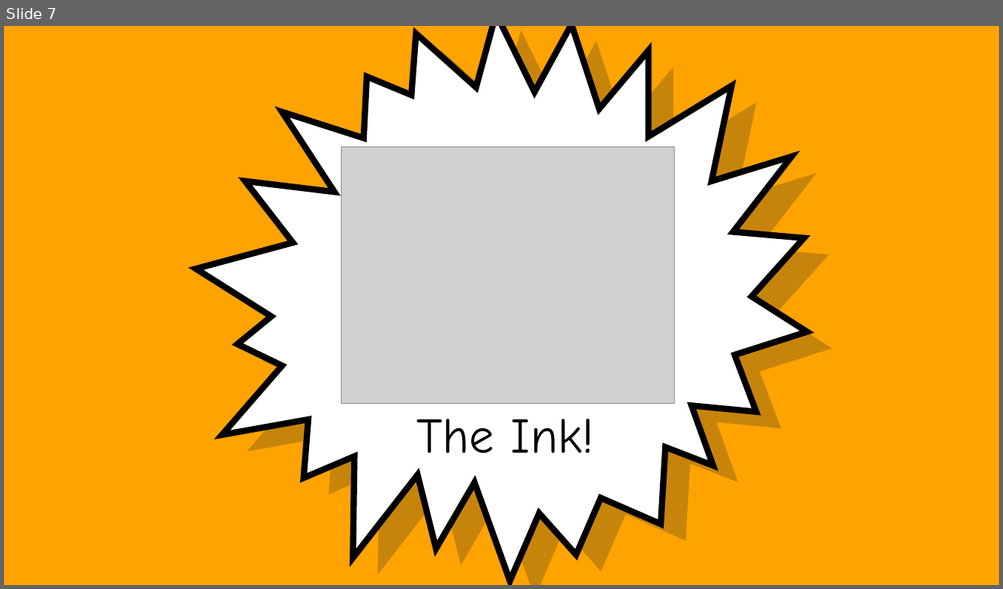
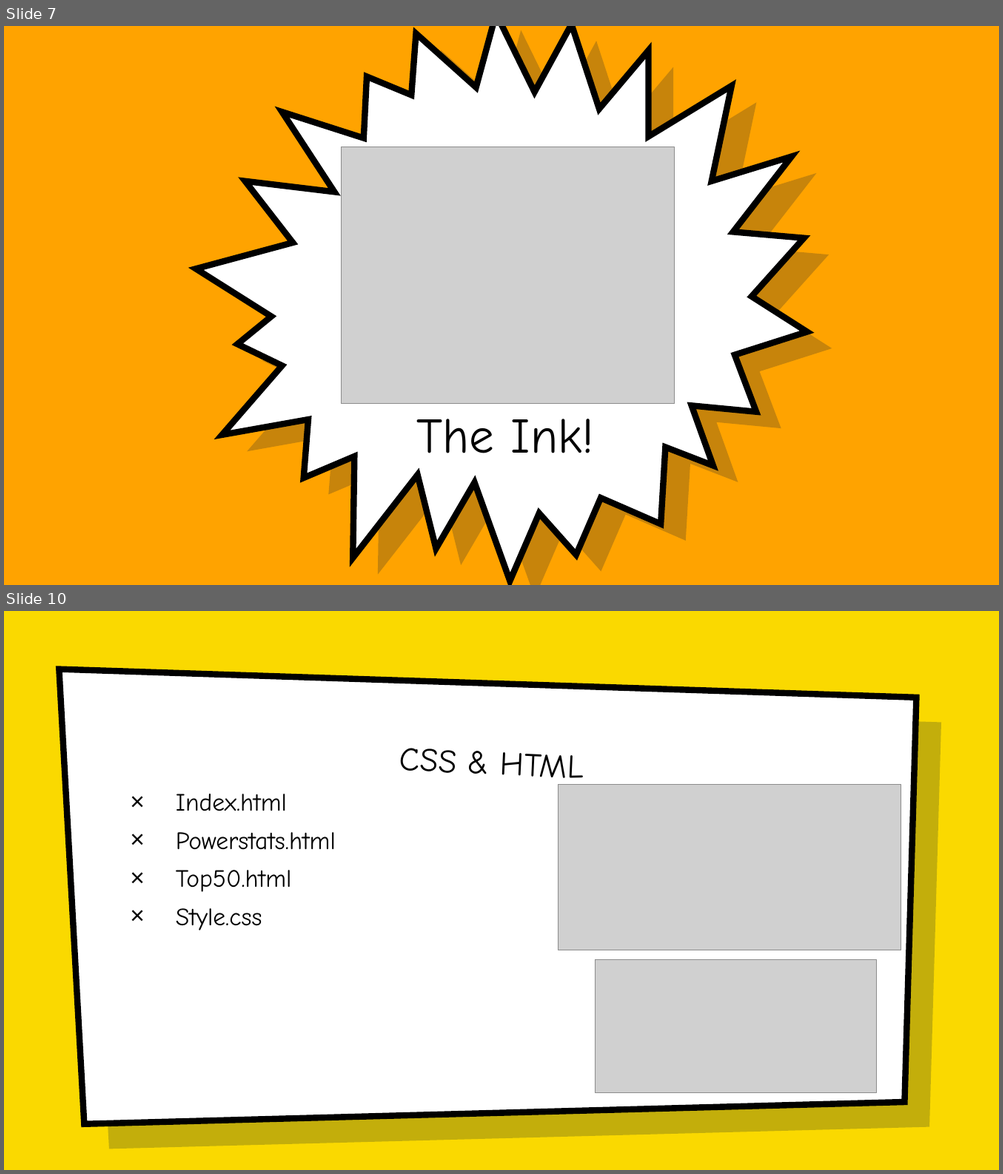
Before and after one commit to drewrya/superhero, a slide deck: The Superhero Super Database!.pptx. Shown one above the other, each under a label of ours: slide 7 before the commit, slides 7 and 10 after it; the slides between them are not shown. The pictures are 1003x589 and 1003x1174 pixels, drawn with LibreOffice and Linux fonts; fonts in the diff are those of the drawing; grey boxes stand for pictures; background and template pictures are left out. Boxes give left, top, right and bottom in pixels: in the first picture for what was removed or moved away, otherwise in the second. Text is boxed around its words. In the diff, an @@ line names an element or a change of style, - is before the commit and + after.

```diff
--- a/The Superhero Super Database!.pptx
+++ b/The Superhero Super Database!.pptx
@@ slide 10 added at [4, 611, 999, 1170], background picture (left out) @@
@@ freeform shape added at [60, 669, 916, 1125], fill #FFFFFF, outline #000000 6 pt @@
@@ freeform shape added at [84, 694, 941, 1149], fill #001936 at 22% opacity @@
@@ title added at [399, 748, 583, 789], 32 pt, text #000000 @@
+CSS & HTML
@@ picture added at [558, 785, 900, 951] @@
@@ text added at [176, 794, 336, 931], 24 pt, text #000000 @@
+× Index.html
+× Powerstats.html
+× Top50.html
+× Style.css
@@ picture added at [595, 960, 876, 1093] @@
```
Also in this commit, not shown: 3 other slides added, 4 slides removed.
